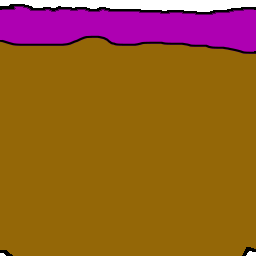
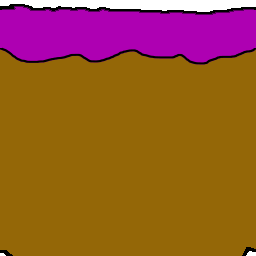
Revision of a layered 256×256 image; what changed, layer by layer:
hid "N3XU Middle" over [0, 35, 256, 65]
added layer "N3XU-Middle-New" above "N3XU" over [0, 35, 256, 65]
